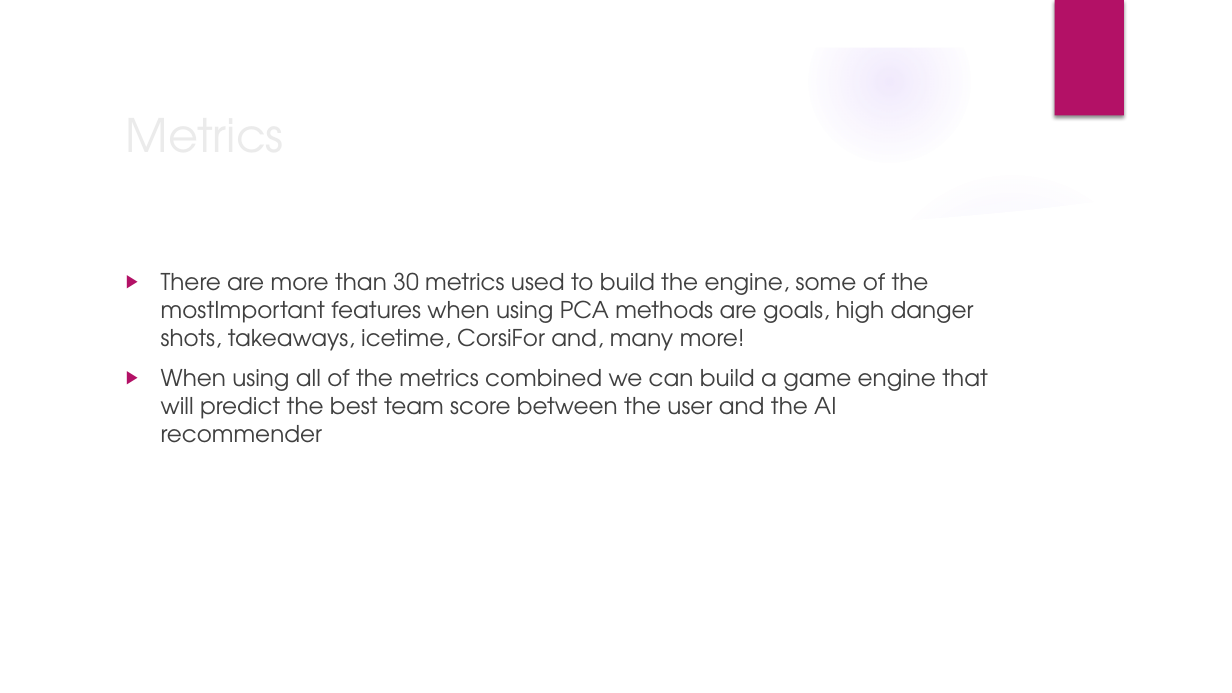
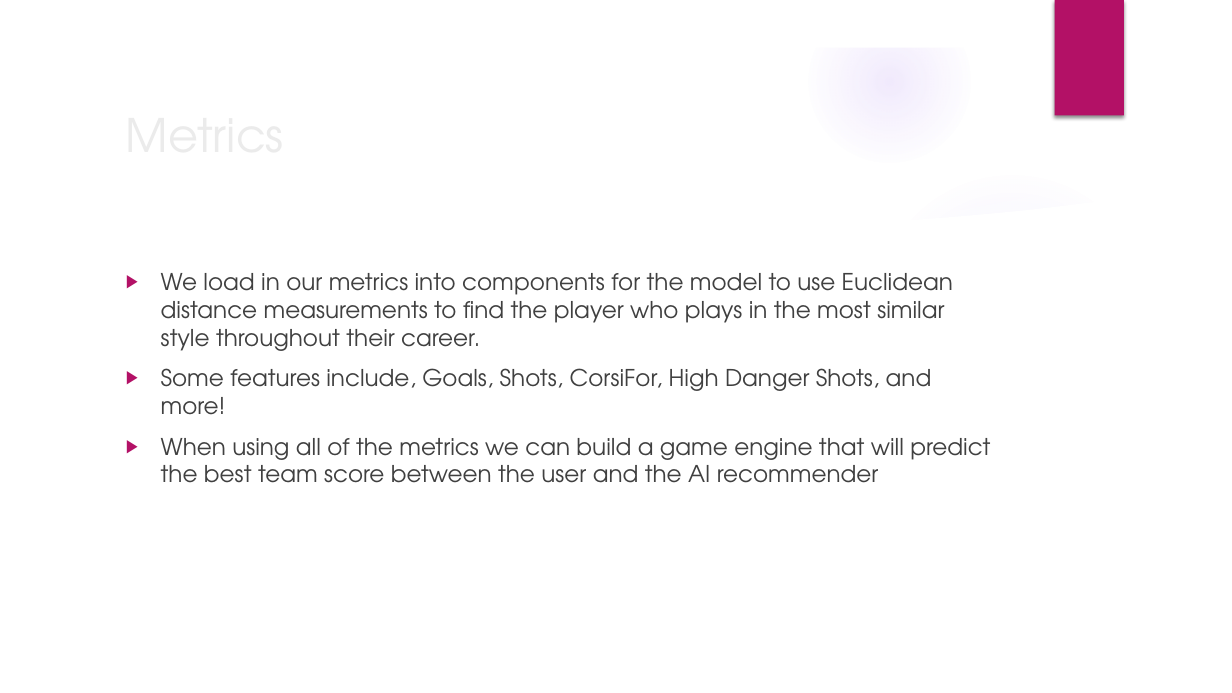
Before and after one commit to blairjdaniel/NHL_points_projection, a slide deck: slide 4 of files/powerpoint/nhl_recommender.pptx. Drawn at 1232x693 pixels with LibreOffice and Linux fonts; fonts in the diff are those of the drawing; background and template pictures are left out. Boxes give left, top, right and bottom in pixels: in the first picture for what was removed or moved away, otherwise in the second. Text is boxed around its words. In the diff, an @@ line names an element or a change of style, - is before the commit and + after.

Commit message:
added powerpoint

```diff
--- a/files/powerpoint/nhl_recommender.pptx
+++ b/files/powerpoint/nhl_recommender.pptx
@@ text at <box>161,273,990,483</box>: text changed @@
-▶ There are more than 30 metrics used to build the engine, some of the mostImportant features when using PCA methods are goals, high danger shots, takeaways, icetime, CorsiFor and, many more!
-▶ When using all of the metrics combined we can build a game engine that will predict the best team score between the user and the AI recommender
+▶ We load in our metrics into components for the model to use Euclidean distance measurements to find the player who plays in the most similar style throughout their career.
+▶ Some features include, Goals, Shots, CorsiFor, High Danger Shots, and more!
+▶ When using all of the metrics we can build a game engine that will predict the best team score between the user and the AI recommender
```
Also in this commit, not shown: 4 other slides changed, 1 other file.
